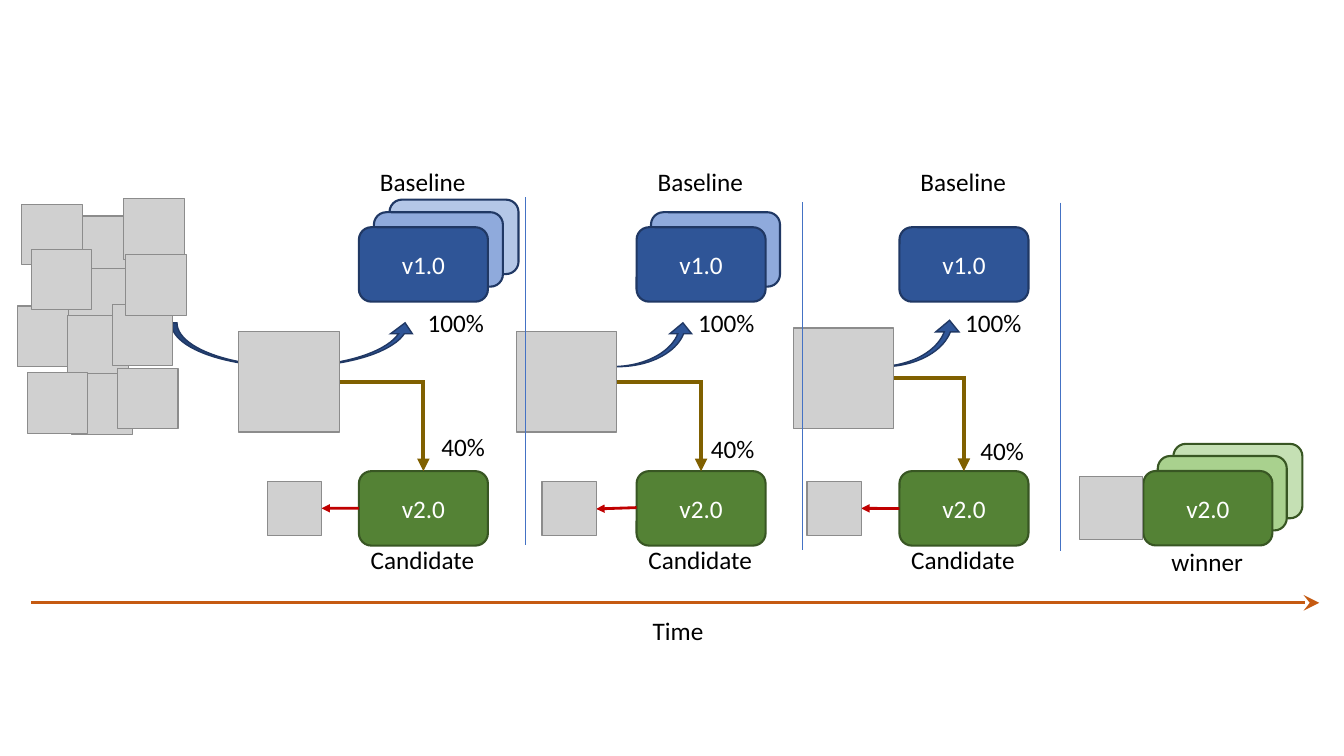
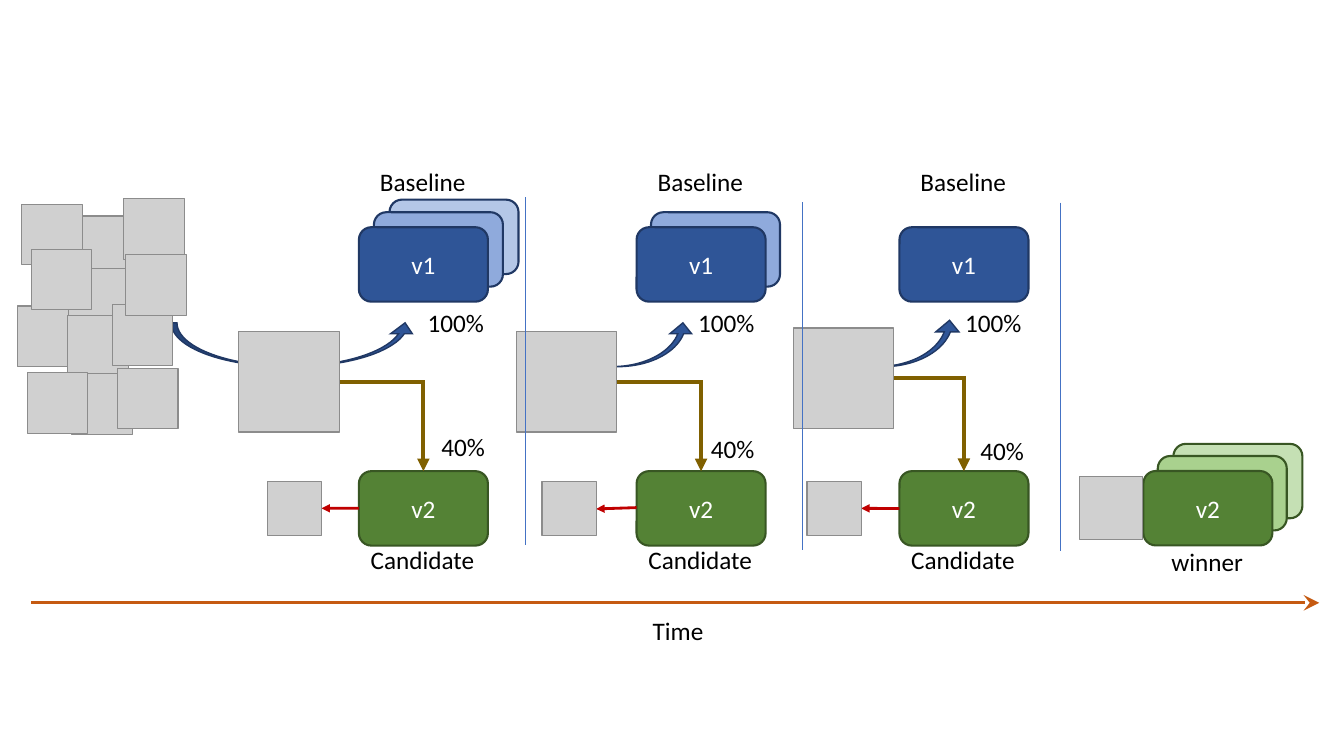
Before and after one commit to iter8-tools/iter8, a slide deck: slide 1 of mkdocs/docs/images/src/mirroring.pptx. Drawn at 1344x756 pixels with LibreOffice and Linux fonts; fonts in the diff are those of the drawing; grey boxes stand for pictures. Boxes give left, top, right and bottom in pixels: in the first picture for what was removed or moved away, otherwise in the second. Text is boxed around its words. In the diff, an @@ line names an element or a change of style, - is before the commit and + after.

```diff
--- a/mkdocs/docs/images/src/mirroring.pptx
+++ b/mkdocs/docs/images/src/mirroring.pptx
@@ text in rounded rectangle at <box>411,257,435,274</box>: text changed @@
-v1.0
+v1
@@ text in rounded rectangle at <box>689,257,713,274</box>: text changed @@
-v1.0
+v1
@@ text in rounded rectangle at <box>952,257,976,274</box>: text changed @@
-v1.0
+v1
@@ text in rounded rectangle at <box>411,501,435,518</box>: text changed @@
-v2.0
+v2
@@ text in rounded rectangle at <box>689,501,713,518</box>: text changed @@
-v2.0
+v2
@@ text in rounded rectangle at <box>952,501,976,518</box>: text changed @@
-v2.0
+v2
@@ text in rounded rectangle at <box>1196,501,1220,518</box>: text changed @@
-v2.0
+v2
```
Also in this commit, not shown: 25 other files.
